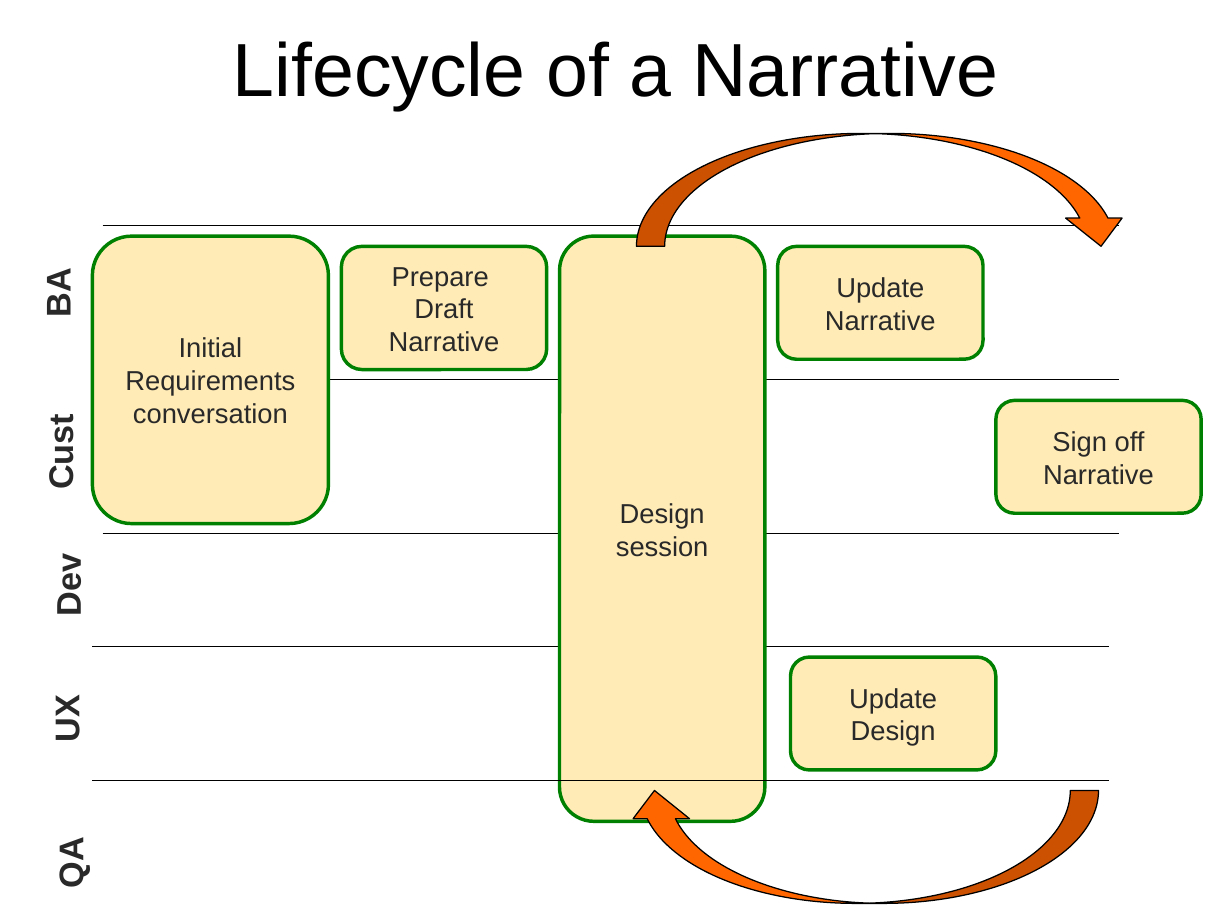
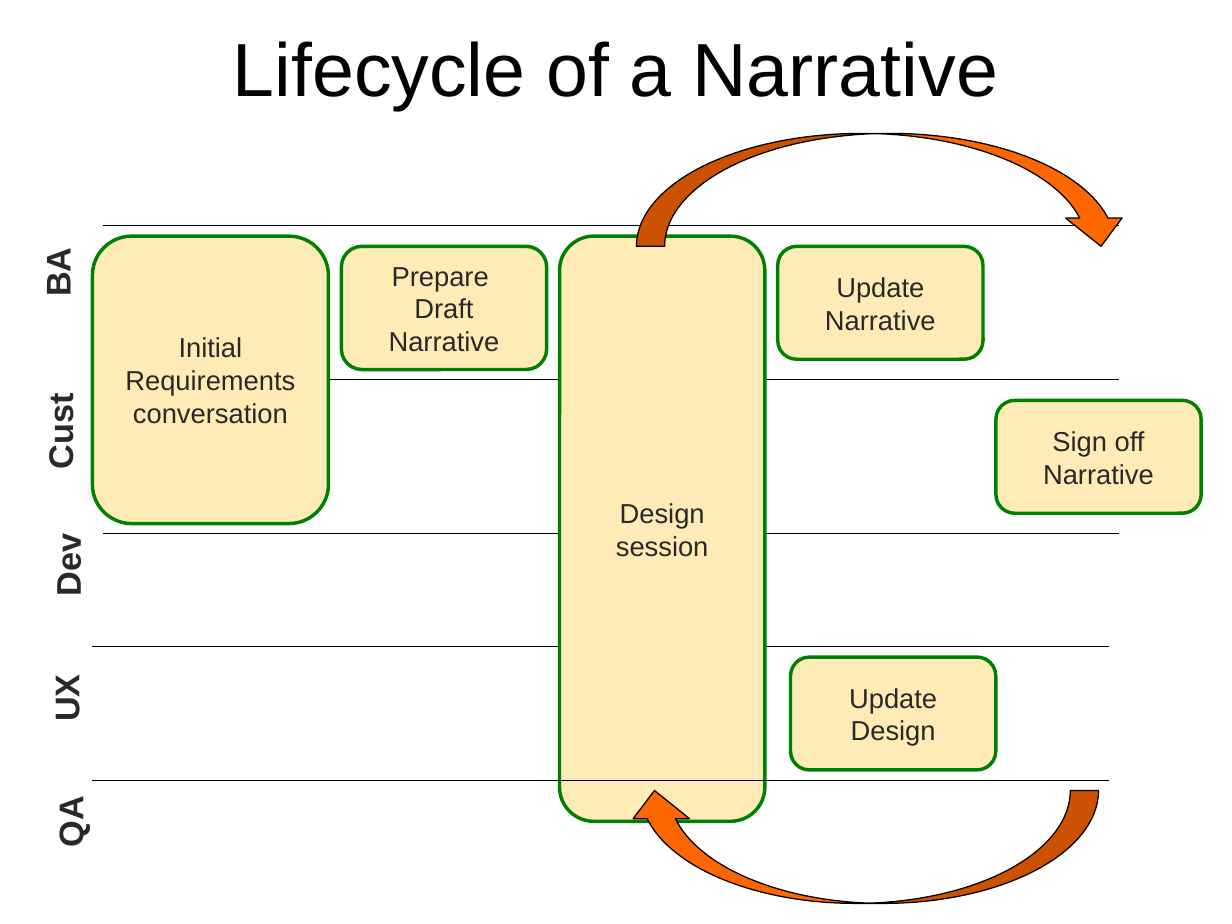
Before and after one commit to ThoughtWorksInc/TWTraining, a slide deck: slide 15 of Agile Business Analysis/06-Iteration Level Analysis.pptx. Drawn at 1232x924 pixels with LibreOffice and Linux fonts; fonts in the diff are those of the drawing; background and template pictures are left out. Boxes give left, top, right and bottom in pixels: in the first picture for what was removed or moved away, otherwise in the second. Text is boxed around its words. In the diff, an @@ line names an element or a change of style, - is before the commit and + after.

```diff
--- a/Agile Business Analysis/06-Iteration Level Analysis.pptx
+++ b/Agile Business Analysis/06-Iteration Level Analysis.pptx
@@ 4 texts: place and size @@
-4 texts at [40,272,88,740]
+4 texts at [40,251,88,719]
@@ text "QA": place and size @@
-text "QA" at [52,842,90,887]
+text "QA" at [52,801,90,846]
```
Also in this commit, not shown: 4 other slides changed, 9 other files.
